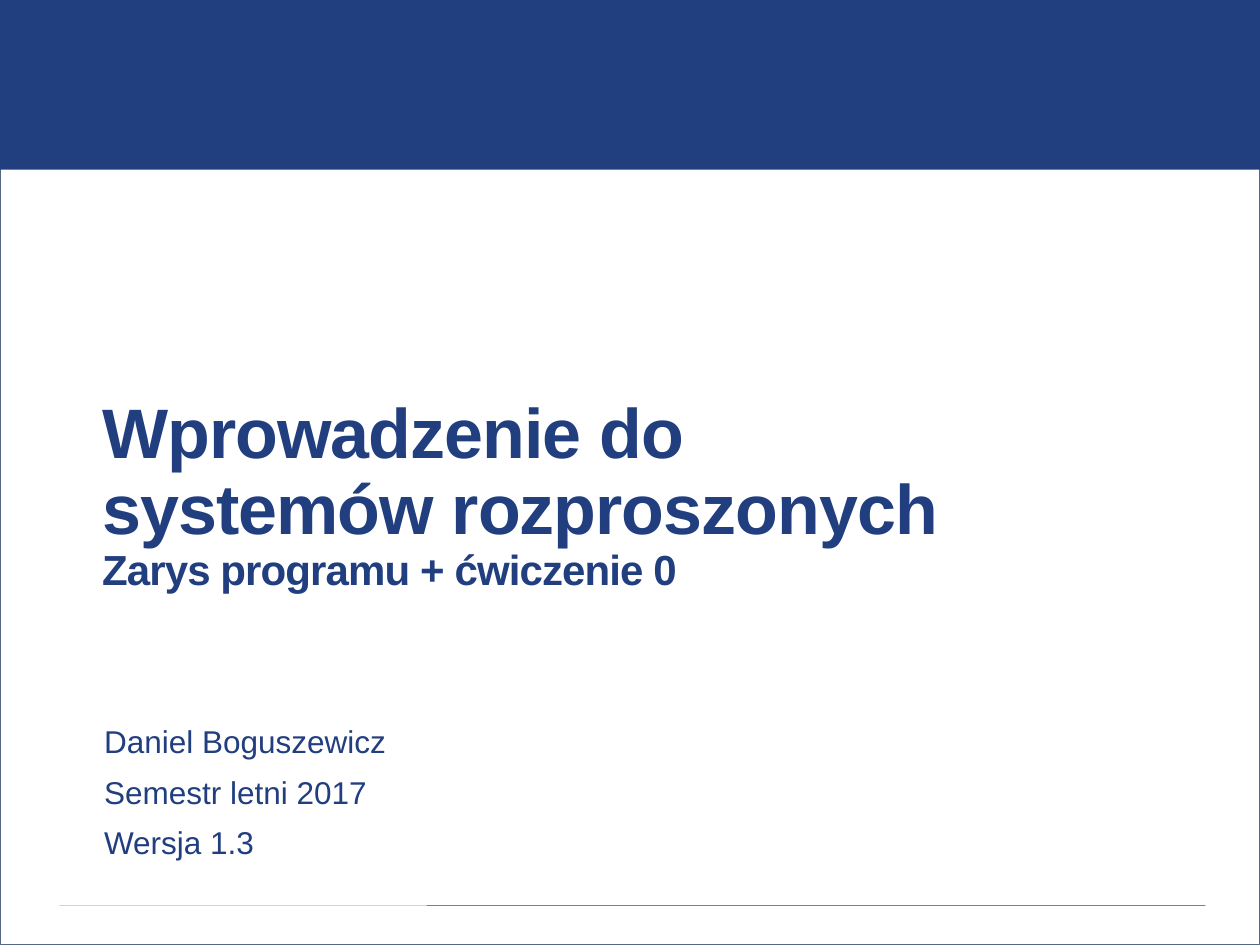
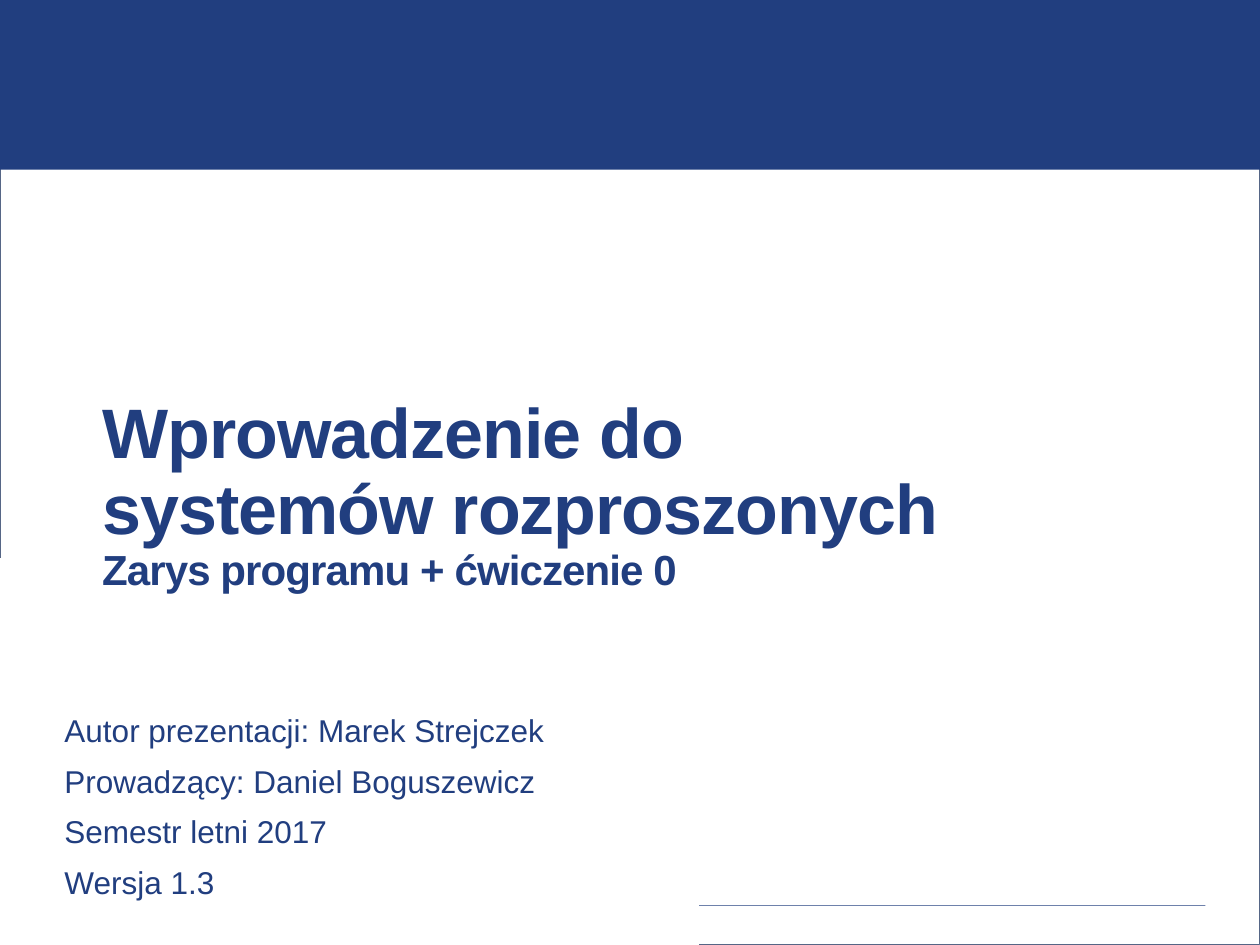
Before and after one commit to vego1mar/exercise0, a slide deck: slide 1 of WDSR - zarys programu.pptx. Drawn at 1260x945 pixels with LibreOffice and Linux fonts; fonts in the diff are those of the drawing; background and template pictures are left out. Boxes give left, top, right and bottom in pixels: in the first picture for what was removed or moved away, otherwise in the second. Text is boxed around its words. In the diff, an @@ line names an element or a change of style, - is before the commit and + after.

```diff
--- a/WDSR - zarys programu.pptx
+++ b/WDSR - zarys programu.pptx
@@ text "Autor prezentacji: Marek Strejczek": place and size @@
-text "Autor prezentacji: Marek Strejczek" at <box>104,730,386,860</box>
+text "Autor prezentacji: Marek Strejczek" at <box>64,719,543,899</box>
@@ text at <box>64,719,543,799</box>: text changed @@
-Daniel Boguszewicz
+Autor prezentacji: Marek Strejczek
+Prowadzący: Daniel Boguszewicz
```
Also in this commit, not shown: 12 other slides changed, 1 slide added, 1 other file.
